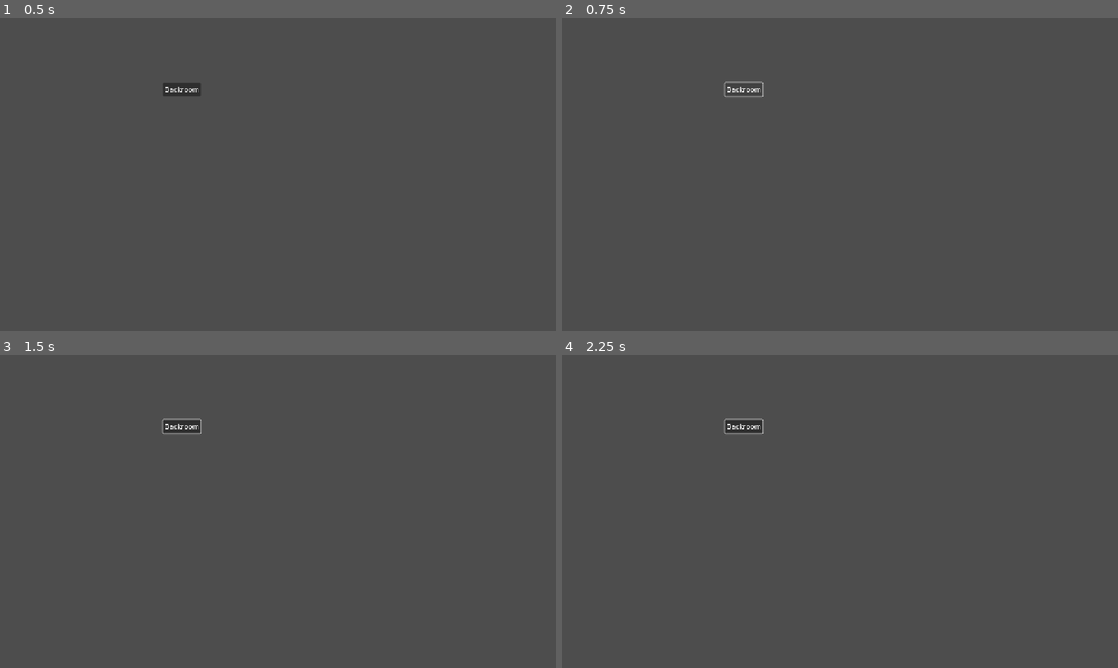
Above: before the commit, frames 1-4 (two rows, left to right).
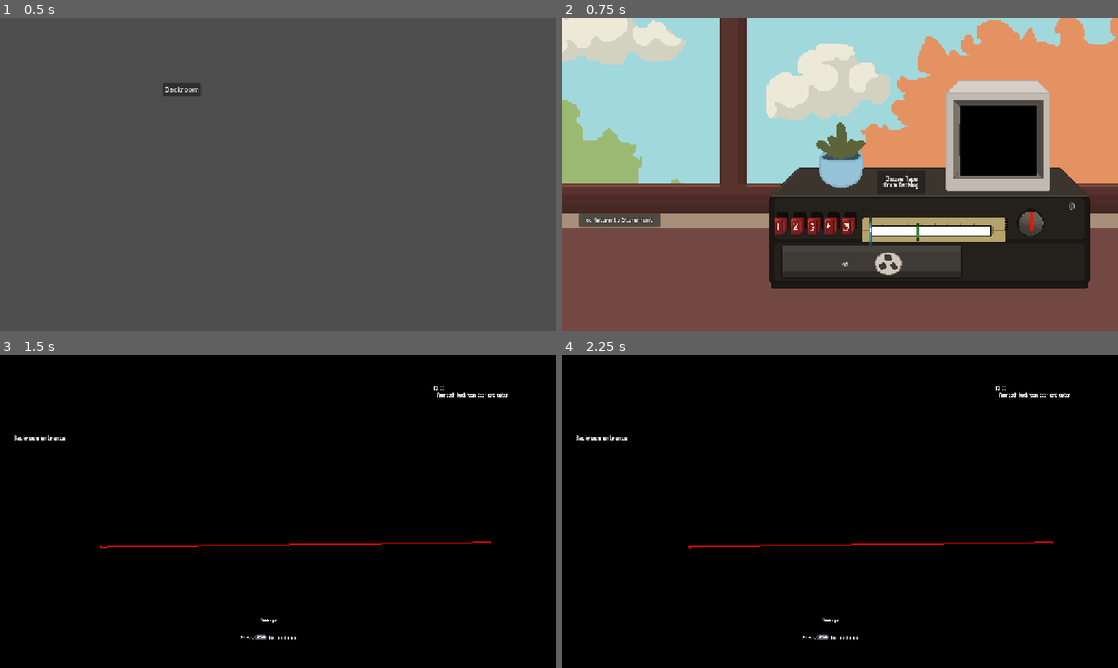
Above: after the commit, the same moments.

Repository: Sleeping-Robot-Games/video-planet
Game: Godot game, scene res://title/title.tscn
The game is run twice, just before and just after one commit, with the same random seed, the same clock (stepped at 60 frames per second) and the same inputs. The engine's default icon, where the game draws it, is replaced by a stand-in: a white triangle on a blue panel in a dark square. Video files are missing from this copy of the repository; at most half a second of black plays in their place.
Inputs (mouse positions are in pixels of both pictures, inside the frame that each line leads up to):
- Up to frame 1 (0.5 s): no input
- Up to frame 2 (0.75 s): click "Backroom" at 0.5 s
- Up to frame 3 (1.5 s): click (55, 558) at 1.25 s, where only the run after the commit has a clickable "<< Return to Storefront"
- Up to frame 4 (2.25 s): move the mouse to (962, 495) at 2.02 s; hold Right (dial_right) from 2.03 s (still down); tap 1 (1) at 2.1 s

Frame 1 is identical in both runs. In frame 2, 95% of the frame differs, in the area x 0-100%, y 0-100%; in frame 3, 100%; in frame 4, 100%.

Commit message:
Auto stash before merge of "main" and "origin/main"

Diff:
--- a/backroom/backroom.gd
+++ b/backroom/backroom.gd
@@ -9,7 +9,6 @@
 @onready var dial = $VCR/Dial
 @onready var dial_light = $VCR/DialLight
 @onready var rewind_button = $VCR/RewindButton
-@onready var tv = $TV/Sprite2D
 @onready var left_spool = $VCR/SpoolIndicator
 @onready var right_spool = $VCR/SpoolIndicator2
 @onready var anim_player = $VCR/AnimationPlayer
--- a/backroom/backroom.tscn
+++ b/backroom/backroom.tscn
@@ -24,10 +24,10 @@
 [ext_resource type="Texture2D" uid="uid://dtknq7kvkh3j1" path="res://backroom/button5pressed.png" id="16_j82ud"]
 [ext_resource type="Texture2D" uid="uid://cu882a2nu1tau" path="res://backroom/ticker.png" id="18_8mcd7"]
 [ext_resource type="Texture2D" uid="uid://brox6iu8bf465" path="res://backroom/plant.png" id="20_dwywq"]
-[ext_resource type="VideoStream" path="res://backroom/snapback_rewind.ogv" id="21_6dn78"]
-[ext_resource type="Shader" path="res://backroom/vcr_rewind.gdshader" id="21_dwywq"]
-[ext_resource type="Texture2D" uid="uid://c033jiekthooi" path="res://backroom/postertest.png" id="21_j8cxi"]
+[ext_resource type="VideoStream" uid="uid://7rn1mj6fhea3" path="res://backroom/snapback_rewind.ogv" id="21_6dn78"]
+[ext_resource type="Shader" uid="uid://cjbba3sqy1pbt" path="res://backroom/vcr_rewind.gdshader" id="21_dwywq"]
 [ext_resource type="PackedScene" uid="uid://bahogvabt6amf" path="res://website/website.tscn" id="23_6dn78"]
+[ext_resource type="Texture2D" uid="uid://d4grk73bpb72h" path="res://backroom/offlight.png" id="23_mssko"]
 [ext_resource type="PackedScene" uid="uid://deyae4itnlg45" path="res://shared/log_container.tscn" id="24_iobut"]
 
 [sub_resource type="ButtonGroup" id="ButtonGroup_grv5e"]
@@ -510,12 +510,15 @@
 [node name="Offlight" type="Sprite2D" parent="VCR"]
 position = Vector2(1173, 432)
 scale = Vector2(2, 2)
-texture = ExtResource("22_qqnr8")
-
-[node name="TV" type="Node2D" parent="."]
+texture = ExtResource("23_mssko")
+
+[node name="TV" type="Sprite2D" parent="."]
+position = Vector2(640, 360)
+scale = Vector2(2, 2)
+texture = ExtResource("6_ltxvr")
 
 [node name="Plant" type="Sprite2D" parent="."]
-position = Vector2(632, 304)
+position = Vector2(642, 306)
 scale = Vector2(2, 2)
 texture = ExtResource("20_dwywq")
 
@@ -535,19 +538,19 @@
 text = "Fix Tape (F)"
 
 [node name="BacklogButton" type="Button" parent="." groups=["ui_buttons"]]
-offset_left = 1068.0
-offset_top = 193.0
-offset_right = 1179.0
-offset_bottom = 247.0
+offset_left = 726.0
+offset_top = 351.0
+offset_right = 837.0
+offset_bottom = 405.0
 theme = ExtResource("5_otosh")
 text = "Choose Tape
 from Backlog"
 
 [node name="StorefrontButton" type="Button" parent="." groups=["ui_buttons"]]
-offset_left = 65.0
-offset_top = 443.0
-offset_right = 253.0
-offset_bottom = 474.0
+offset_left = 39.0
+offset_top = 450.0
+offset_right = 227.0
+offset_bottom = 481.0
 theme = ExtResource("5_otosh")
 text = "<< Return to Storefront"
 
@@ -596,11 +599,6 @@
 offset_right = 533.0
 offset_bottom = 683.0
 
-[node name="Sprite2D" type="Sprite2D" parent="."]
-position = Vector2(640, 360)
-scale = Vector2(2, 2)
-texture = ExtResource("6_ltxvr")
-
 [connection signal="pressed" from="VCR/RewindButton" to="." method="_on_rewind_button_pressed"]
 [connection signal="area_entered" from="VCR/Ticker/Path2D/HitzonePathFollow2D/HitZone/Area2D" to="." method="_on_hitzone_area_2d_area_entered"]
 [connection signal="area_exited" from="VCR/Ticker/Path2D/HitzonePathFollow2D/HitZone/Area2D" to="." method="_on_hitzone_area_2d_area_exited"]
--- a/customers/customer.gd
+++ b/customers/customer.gd
@@ -1,35 +1,45 @@
 extends CharacterBody2D
 
 @onready var nav_agent: NavigationAgent2D = $NavigationAgent2D
+@onready var anim: AnimationPlayer = $AnimationPlayer
 
 @export var speed: float = 85.0
 @export var destinations: Array[Node2D]
+
+
+var last_facing: String = "down" # or "back" depending on how you name directions
+
 
 var current_target: Node2D
 var arrived := false
 
 
 func _ready():
-	nav_agent.path_desired_distance = 4.0
-	nav_agent.target_desired_distance = 6.0
+	nav_agent.path_desired_distance = 8.0
+	nav_agent.target_desired_distance = 8.0
+	nav_agent.avoidance_enabled = true
 
-	# Connect signals
+	nav_agent.velocity_computed.connect(_on_velocity_computed)
 	nav_agent.navigation_finished.connect(_on_arrived)
-	nav_agent.velocity_computed.connect(_on_velocity_computed)
 
 	_pick_new_target()
 
 
-func _physics_process(delta):
-	if arrived:
-		velocity = Vector2.ZERO
+func _physics_process(_delta):
+	if arrived or not current_target:
 		return
 
-	if not current_target:
+	# Just set the target — do NOT manually steer
+	nav_agent.target_position = current_target.global_position
+
+	# Request next safe velocity
+	if nav_agent.is_navigation_finished():
 		return
 
-	nav_agent.target_position = current_target.global_position
-	nav_agent.set_velocity(global_position.direction_to(nav_agent.target_position) * speed)
+	var next_velocity = nav_agent.get_next_path_position() - global_position
+	nav_agent.set_velocity(next_velocity.normalized() * speed)
+
+	_play_animation(velocity)
 
 
 func _on_velocity_computed(safe_velocity: Vector2):
@@ -37,19 +47,50 @@
 	move_and_slide()
 
 
+func _on_arrived():
+	arrived = true
+	velocity = Vector2.ZERO
+	_play_idle()
+	await get_tree().create_timer(randf_range(1.0, 3.0)).timeout
+	_pick_new_target()
+
+
 func _pick_new_target():
 	if destinations.is_empty():
+		print("No destinations!")
 		return
 
 	arrived = false
 	current_target = destinations.pick_random()
 	nav_agent.target_position = current_target.global_position
 
+	# Debug logging
+	print("New target: ", current_target.name)
+	print("Path available: ", not nav_agent.is_navigation_finished())
 
-func _on_arrived():
-	arrived = true
-	velocity = Vector2.ZERO
+func _play_animation(vel: Vector2):
+	# Determine direction from movement
+	if abs(vel.x) > abs(vel.y):
+		if vel.x > 0:
+			last_facing = "right"
+			anim.play("sprite_animations/walk_right")
+		else:
+			last_facing = "left"
+			anim.play("sprite_animations/walk_left")
+	else:
+		if vel.y > 0:
+			last_facing = "down"
+			anim.play("sprite_animations/walk_down")
+		else:
+			last_facing = "up"
+			anim.play("sprite_animations/walk_up")
 
-	# Wait before choosing a new point (look around)
-	await get_tree().create_timer(randf_range(1.0, 3.0)).timeout
-	_pick_new_target()
+
+func _play_idle():
+	anim.play("sprite_animations/idle_back")
+
+	#match last_facing:
+		#"right": anim.play("sprite_animations/idle_right")
+		#"left": anim.play("sprite_animations/idle_left")
+		#"down": anim.play("sprite_animations/idle_back")
+		#"up": anim.play("sprite_animations/idle_front")
--- a/storefront/storefront.tscn
+++ b/storefront/storefront.tscn
@@ -23,9 +23,9 @@
 [ext_resource type="PackedScene" uid="uid://d0cekvv2cl3k2" path="res://customers/customer.tscn" id="20_fk8fj"]
 
 [sub_resource type="NavigationPolygon" id="NavigationPolygon_22fc6"]
-vertices = PackedVector2Array(606.21875, 285.47656, 607.2578, 329.5078, 31.03125, 330.47656, 301.3672, 284.9922, 31.460938, 186.02344, 248.5, 186.52344, 297.04688, 237.47656, 605.5781, 122, 605.9219, 16 …(99 unchanged characters)…
+vertices = PackedVector2Array(606.22656, 285.5625, 607.2578, 329.5078, 31.03125, 330.47656, 296.32813, 287.5625, 31.460938, 186.02344, 248.5, 186.52344, 294.65625, 237.47656, 605.5781, 122, 605.9219, 16 …(99 unchanged characters)…
 polygons = Array[PackedInt32Array]([PackedInt32Array(0, 1, 2, 3), PackedInt32Array(3, 2, 4, 5, 6), PackedInt32Array(7, 8, 9, 10), PackedInt32Array(5, 10, 9, 11, 6), PackedInt32Array(12, 6, 11, 13)])
-outlines = Array[PackedVector2Array]([PackedVector2Array(238.5, 112, 238.5, 176.5, 21.5, 176, 21, 340.5, 617.5, 339.5, 616, 275.5, 310.5, 275, 308, 247.5, 616.5, 248, 616.5, 201, 310.5, 202, 311.5, 176, 616, 176.5, 615.5, 112)])
+outlines = Array[PackedVector2Array]([PackedVector2Array(238.5, 112, 238.5, 176.5, 21.5, 176, 21, 340.5, 617.5, 339.5, 616, 275.5, 306, 277.5, 305, 247.5, 616.5, 248, 617, 196.5, 311.5, 196.5, 311.5, 176, 616, 176.5, 615.5, 112)])
 
 [sub_resource type="TileSetAtlasSource" id="TileSetAtlasSource_a6yji"]
 texture = ExtResource("2_da638")
@@ -239,20 +239,20 @@
 position = Vector2(573, 293)
 
 [node name="Target2" type="Node2D" parent="."]
-position = Vector2(564, 223.5)
+position = Vector2(564, 215.5)
 
 [node name="Target3" type="Node2D" parent="."]
 position = Vector2(329.5, 291)
 
 [node name="Target4" type="Node2D" parent="."]
-position = Vector2(403.5, 220.5)
+position = Vector2(394, 217)
 
 [node name="Player" parent="." instance=ExtResource("14_s766h")]
 y_sort_enabled = true
 position = Vector2(73, 139)
 
 [node name="Customer" parent="." node_paths=PackedStringArray("destinations") instance=ExtResource("20_fk8fj")]
-position = Vector2(280.5, 135.5)
+position = Vector2(110, 221)
 destinations = [NodePath("../Target1"), NodePath("../Target2"), NodePath("../Target3"), NodePath("../Target4")]
 
 [node name="Website" parent="." instance=ExtResource("17_qepj0")]
Not shown: 2 places in backroom/backroom.tscn that only renumber resources
Not shown: 2 places in storefront/storefront.tscn that only renumber resources
